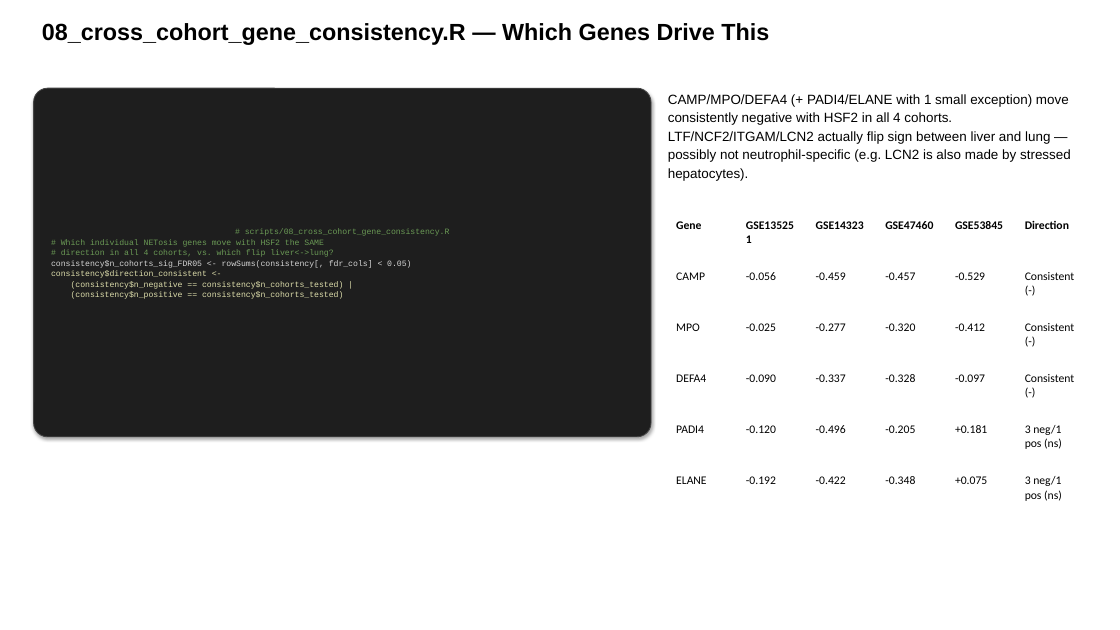
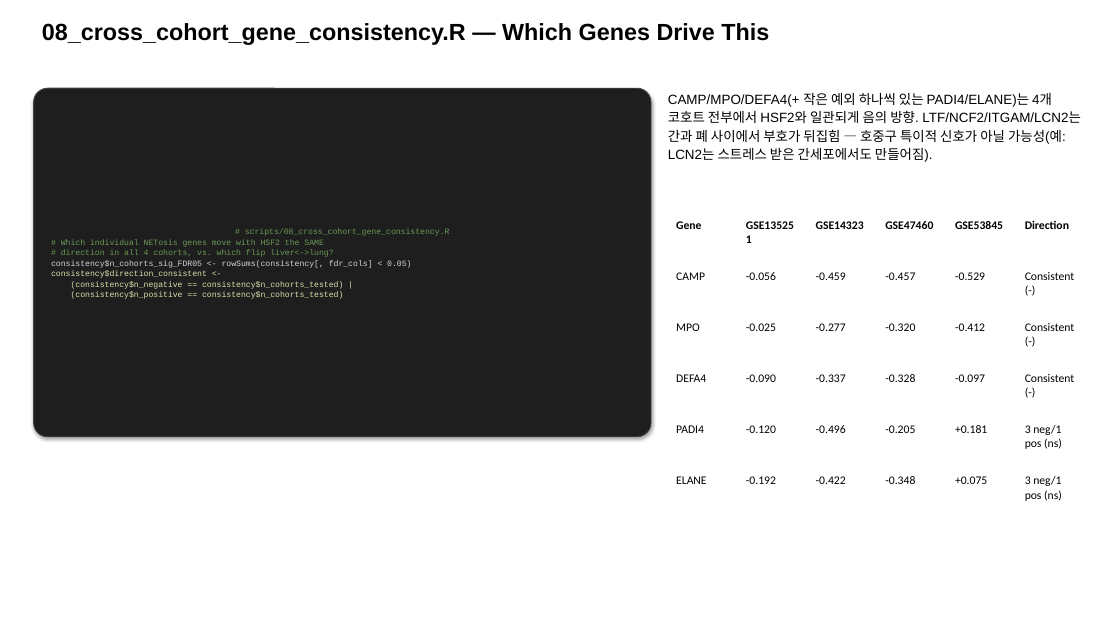
Before and after one commit to bioinform25/project2, a slide deck: slide 11 of presentation/dry_lab_summary.pptx. Drawn at 1120x630 pixels with LibreOffice and Linux fonts; fonts in the diff are those of the drawing. Boxes give left, top, right and bottom in pixels: in the first picture for what was removed or moved away, otherwise in the second. Text is boxed around its words. In the diff, an @@ line names an element or a change of style, - is before the commit and + after.

```diff
--- a/presentation/dry_lab_summary.pptx
+++ b/presentation/dry_lab_summary.pptx
@@ text at box(668, 93, 1080, 162): text changed @@
-CAMP/MPO/DEFA4 (+ PADI4/ELANE with 1 small exception) move consistently negative with HSF2 in all 4 cohorts. LTF/NCF2/ITGAM/LCN2 actually flip sign between liver and lung — possibly not neutrophil-specific (e.g. LCN2 is also made by stressed hepatocytes).
+CAMP/MPO/DEFA4(+ 작은 예외 하나씩 있는 PADI4/ELANE)는 4개 코호트 전부에서 HSF2와 일관되게 음의 방향. LTF/NCF2/ITGAM/LCN2는 간과 폐 사이에서 부호가 뒤집힘 — 호중구 특이적 신호가 아닐 가능성(예: LCN2는 스트레스 받은 간세포에서도 만들어짐).
```
Also in this commit, not shown: 17 other slides changed, 1 slide added, 1 slide removed, 1 other file.
